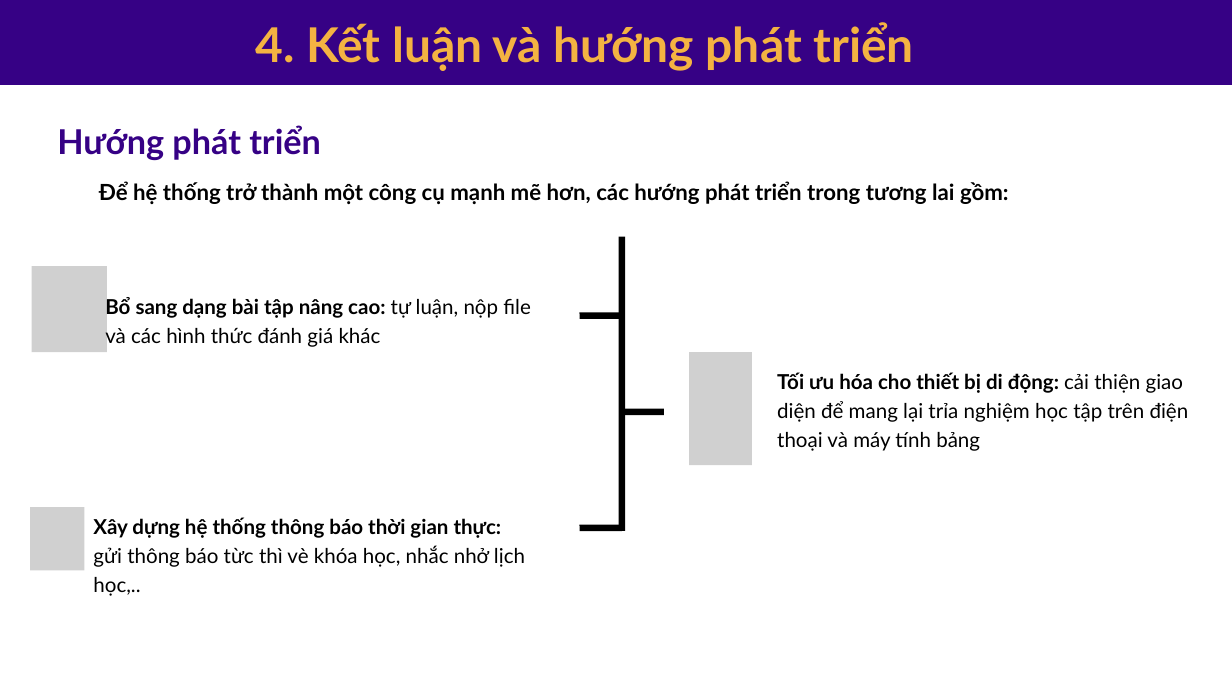
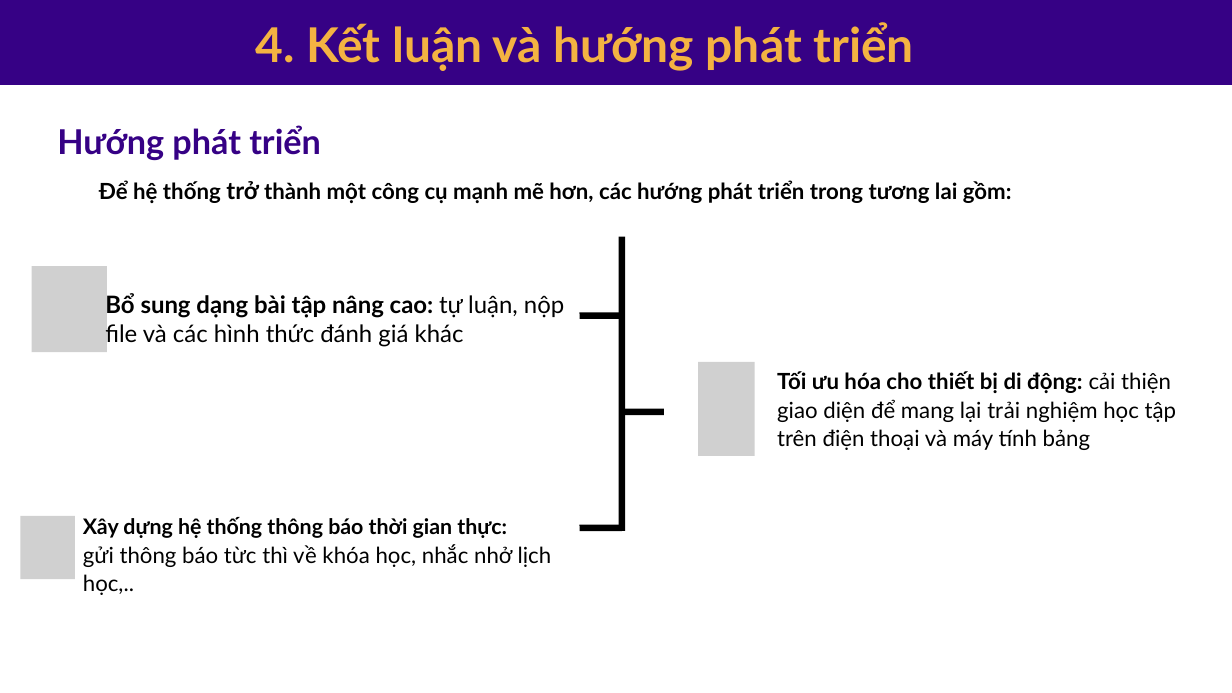
Before and after one commit to Huyle205/csn-da23ttc-letuanhuy-webhoctap-reactjs, a slide deck: slide 17 of thesis/abs/Bao cao thuyet trinh.pptx. Drawn at 1232x693 pixels with LibreOffice and Linux fonts; fonts in the diff are those of the drawing; grey boxes stand for pictures. Boxes give left, top, right and bottom in pixels: in the first picture for what was removed or moved away, otherwise in the second. Text is boxed around its words. In the diff, an @@ line names an element or a change of style, - is before the commit and + after.

```diff
--- a/thesis/abs/Bao cao thuyet trinh.pptx
+++ b/thesis/abs/Bao cao thuyet trinh.pptx
@@ text "Để hệ thống trở thành ..." at (99,180,1012,203): size 26 to 28 pt in "trở" @@
@@ text at (105,293,564,348): text changed; size 24 to 28 pt @@
-Bổ sang dạng bài tập nâng cao: tự luận, nộp file và các hình thức đánh giá khác
+Bổ sung dạng bài tập nâng cao: tự luận, nộp file và các hình thức đánh giá khác
@@ picture: place and size @@
-picture at (689,352,752,465)
+picture at (698,362,755,456)
@@ text at (777,371,1176,450): text changed; size 24 to 26 pt @@
-Tối ưu hóa cho thiết bị di động: cải thiện giao diện để mang lại trỉa nghiệm học tập trên điện thoại và máy tính bảng
+Tối ưu hóa cho thiết bị di động: cải thiện giao diện để mang lại trải nghiệm học tập trên điện thoại và máy tính bảng
@@ picture: place and size @@
-picture at (30,507,84,570)
+picture at (20,516,75,579)
@@ text at (83,517,507,538): size 24 to 25 pt in "Xây dựng hệ thống thông báo thời ..." @@
@@ text "Xây dựng hệ thống thông ...": place and size @@
-text "Xây dựng hệ thống thông ..." at (93,517,525,596)
+text "Xây dựng hệ thống thông ..." at (83,517,552,595)
@@ text at (83,544,552,595): text changed; size 24 to 26 pt @@
-gửi thông báo từc thì vè khóa học, nhắc nhở lịch học,..
+gửi thông báo từc thì về khóa học, nhắc nhở lịch học,..
```
Also in this commit, not shown: 9 other slides changed, 26 other files.
